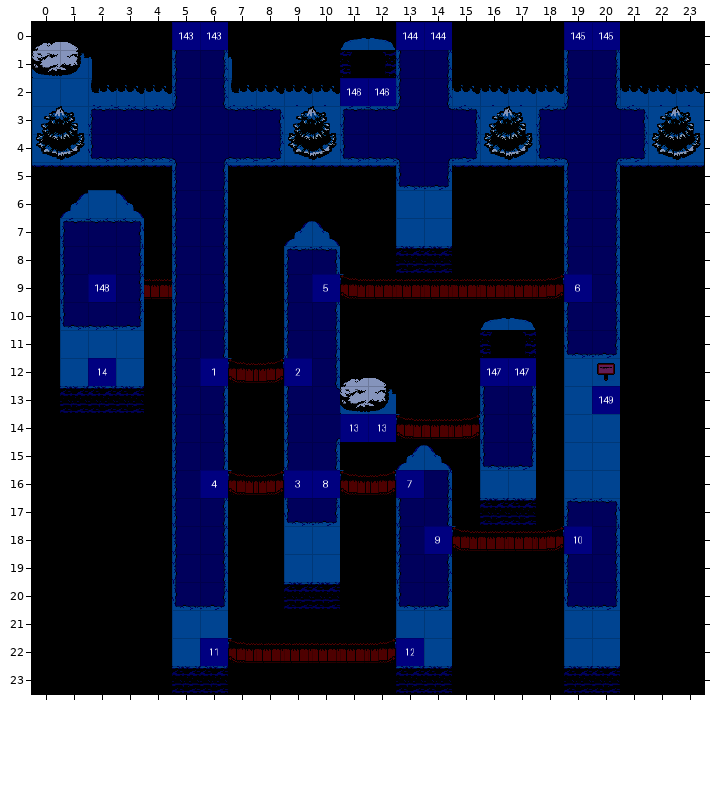
A Tiled map gets an edit: bgs/maps/dark_02.tmx. Above is the file before it was changed.
Cells are 32x32 px. Shown: x 0..23, y 0..23. The old version is drawn lined up with the new one.
After:
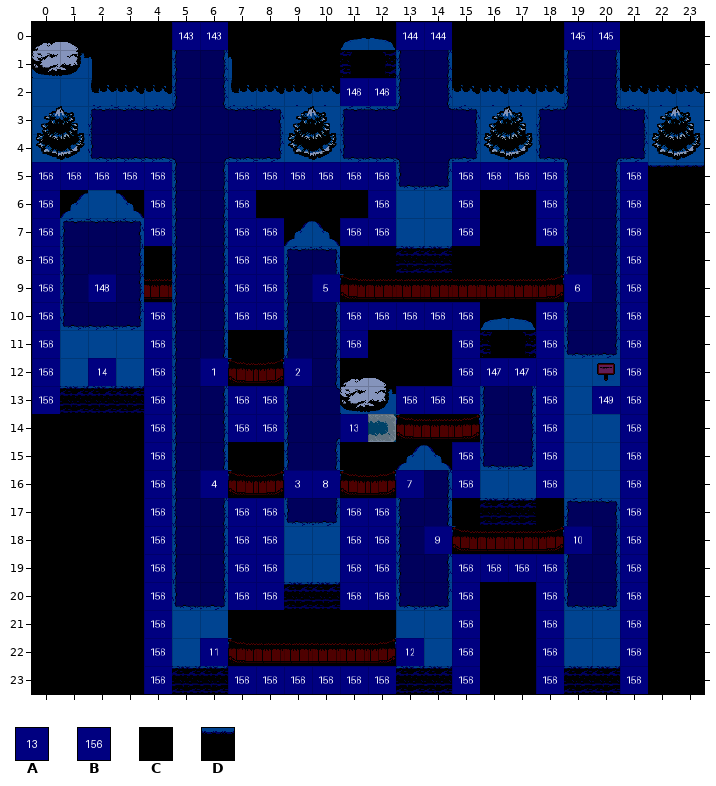
Key: from "blue-labels": A 12, B 155; from "forest01_night": C 20, D 81.
_ is an empty cell.
Tiles replaced or removed in this view: A, C, D.
Log entry: got to the point where the dark level basically works
Changes in this commit:
Changed rows in their new state; . is an unchanged cell.
map size 24x24 -> 28x28 cells
Layer "colliders":
first column x 0:
 5 _____..______..____.._
 6 _..._.._...._.._.._.._
 7 _..._..__..__.._.._.._
 8 _......__............_
 9 _......__............_
10 _..._..__.._____.._.._
11 _..._......_..._.._.._
12 _..._.........._.._.._
13 _..._..__....___.._.._
14 ...._..__........._.._
15 ...._.........._.._.._
16 ...._.........._.._.._
17 ...._..__..__........_
18 ...._..__..__........_
19 ...._..__..__..____.._
20 ...._..__..__.._.._.._
21 ...._.........._.._.._
22 ...._.........._.._.._
23 ...._..______.._.._.._
Layer "characters":
first column x 12:
14 _
Layer "metadata":
first column x 12:
14 _
Layer "actions":
first column x 0:
 5 BBBBB..BBBBBB..BBBB..B
 6 B...B..B....B..B..B..B
 7 B...B..BB..BB..B..B..B
 8 B......BB............B
 9 B......BB............B
10 B...B..BB..BBBBB..B..B
11 B...B......B...B..B..B
12 B...B..........B..B..B
13 B...B..BB....BBB..B..B
14 ....B..BB.........B..B
15 ....B..........B..B..B
16 ....B..........B..B..B
17 ....B..BB..BB........B
18 ....B..BB..BB........B
19 ....B..BB..BB..BBBB..B
20 ....B..BB..BB..B..B..B
21 ....B..........B..B..B
22 ....B..........B..B..B
23 ....B..BBBBBB..B..B..B
Changed places in both pictures, as pixel boxes (x1, y1, x2, y2):
changed: (32, 162, 172, 694)
changed: (228, 162, 564, 498)
changed: (620, 162, 648, 694)
changed: (228, 498, 284, 610)
changed: (340, 498, 396, 610)
changed: (452, 554, 564, 694)
changed: (228, 666, 396, 694)
